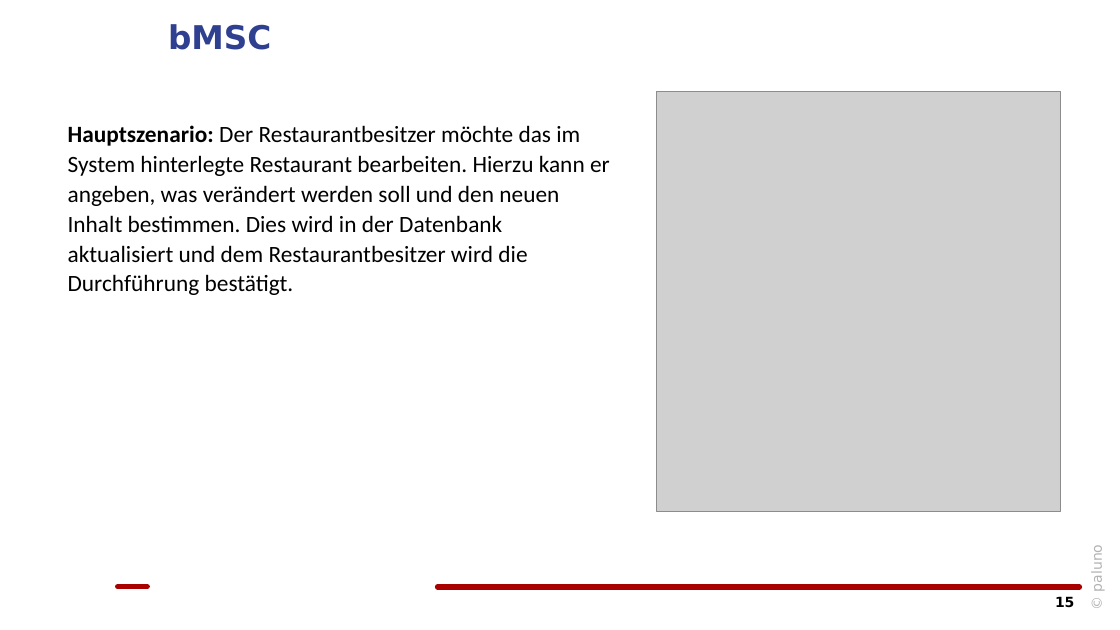
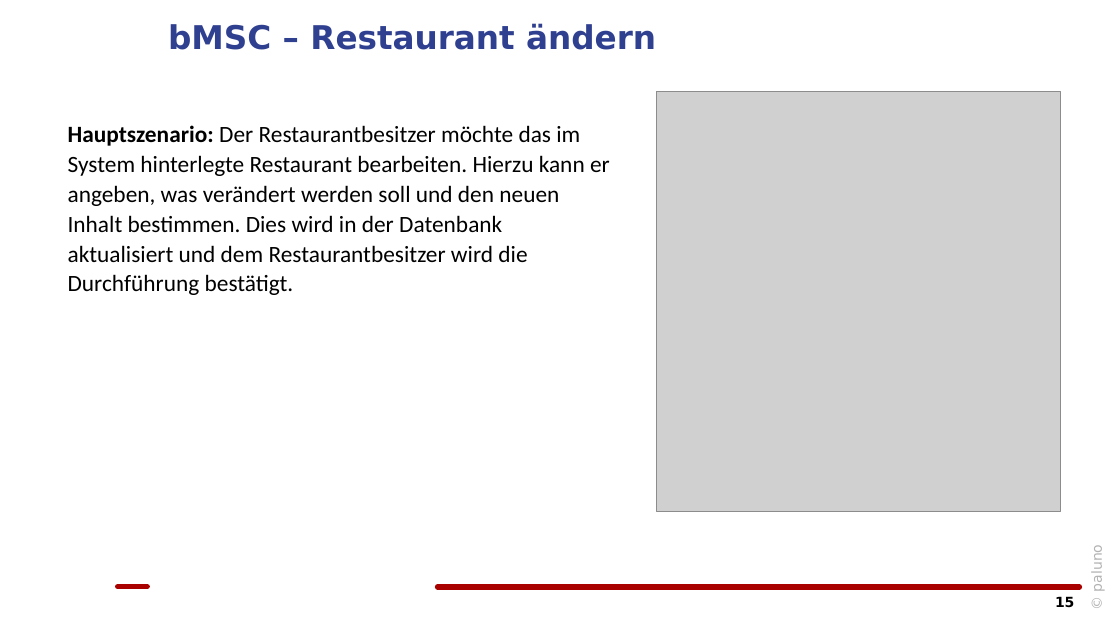
Before and after one commit to maj1n167/sep-ws21, a slide deck: slide 15 of material/artefakte/Gruppe12_Zyklus1.pptx. Drawn at 1120x630 pixels with LibreOffice and Linux fonts; fonts in the diff are those of the drawing; grey boxes stand for pictures; background and template pictures are left out. Boxes give left, top, right and bottom in pixels: in the first picture for what was removed or moved away, otherwise in the second. Text is boxed around its words. In the diff, an @@ line names an element or a change of style, - is before the commit and + after.

```diff
--- a/material/artefakte/Gruppe12_Zyklus1.pptx
+++ b/material/artefakte/Gruppe12_Zyklus1.pptx
@@ title at [168, 23, 656, 50]: text changed @@
-bMSC
+bMSC – Restaurant ändern
```
Also in this commit, not shown: 4 other slides changed, 1 slide added, 1 other file.
